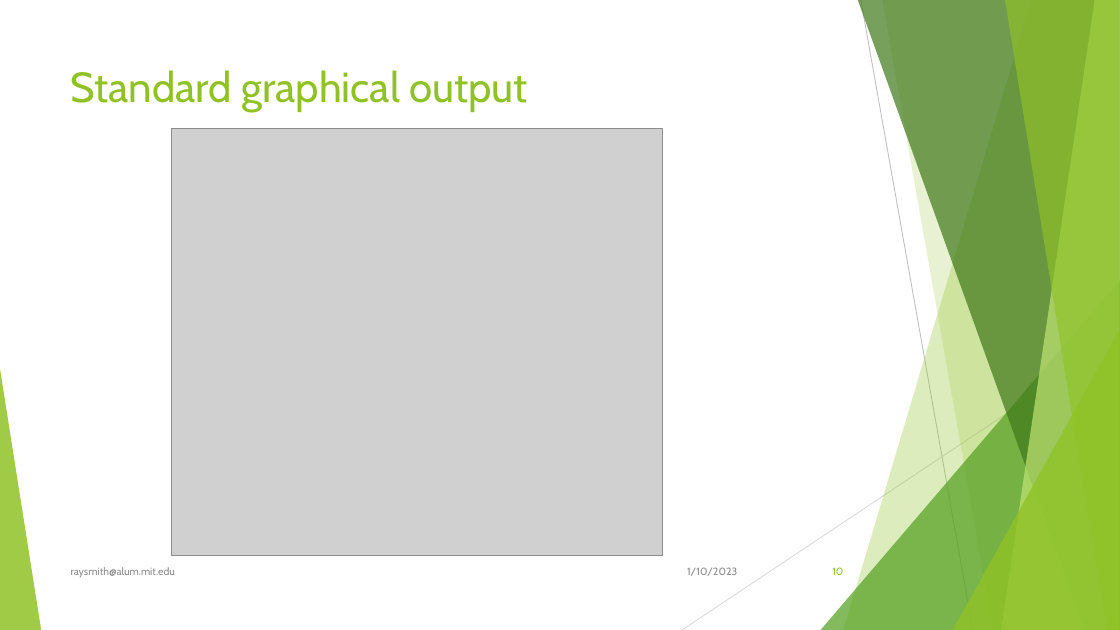
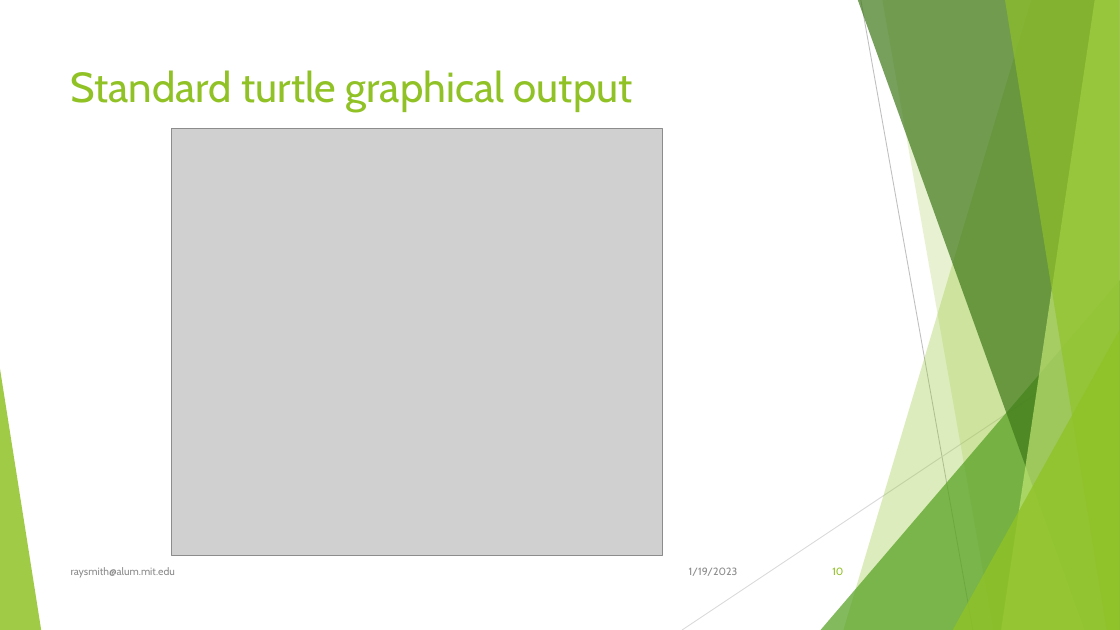
Before and after one commit to raysmith619/Introduction-To-Programming, a slide deck: slide 10 of Docs/ForTheBlind/Visually Imparied Introduction.pptx. Drawn at 1120x630 pixels with LibreOffice and Linux fonts; fonts in the diff are those of the drawing; grey boxes stand for pictures. Boxes give left, top, right and bottom in pixels: in the first picture for what was removed or moved away, otherwise in the second. Text is boxed around its words. In the diff, an @@ line names an element or a change of style, - is before the commit and + after.

```diff
--- a/Docs/ForTheBlind/Visually Imparied Introduction.pptx
+++ b/Docs/ForTheBlind/Visually Imparied Introduction.pptx
@@ title at (71,70,633,112): text changed @@
-Standard graphical output
+Standard turtle graphical output
@@ text at (689,567,738,576): text changed @@
-1/10/2023
+1/19/2023
```
Also in this commit, not shown: 19 other slides changed, 15 slides added.
